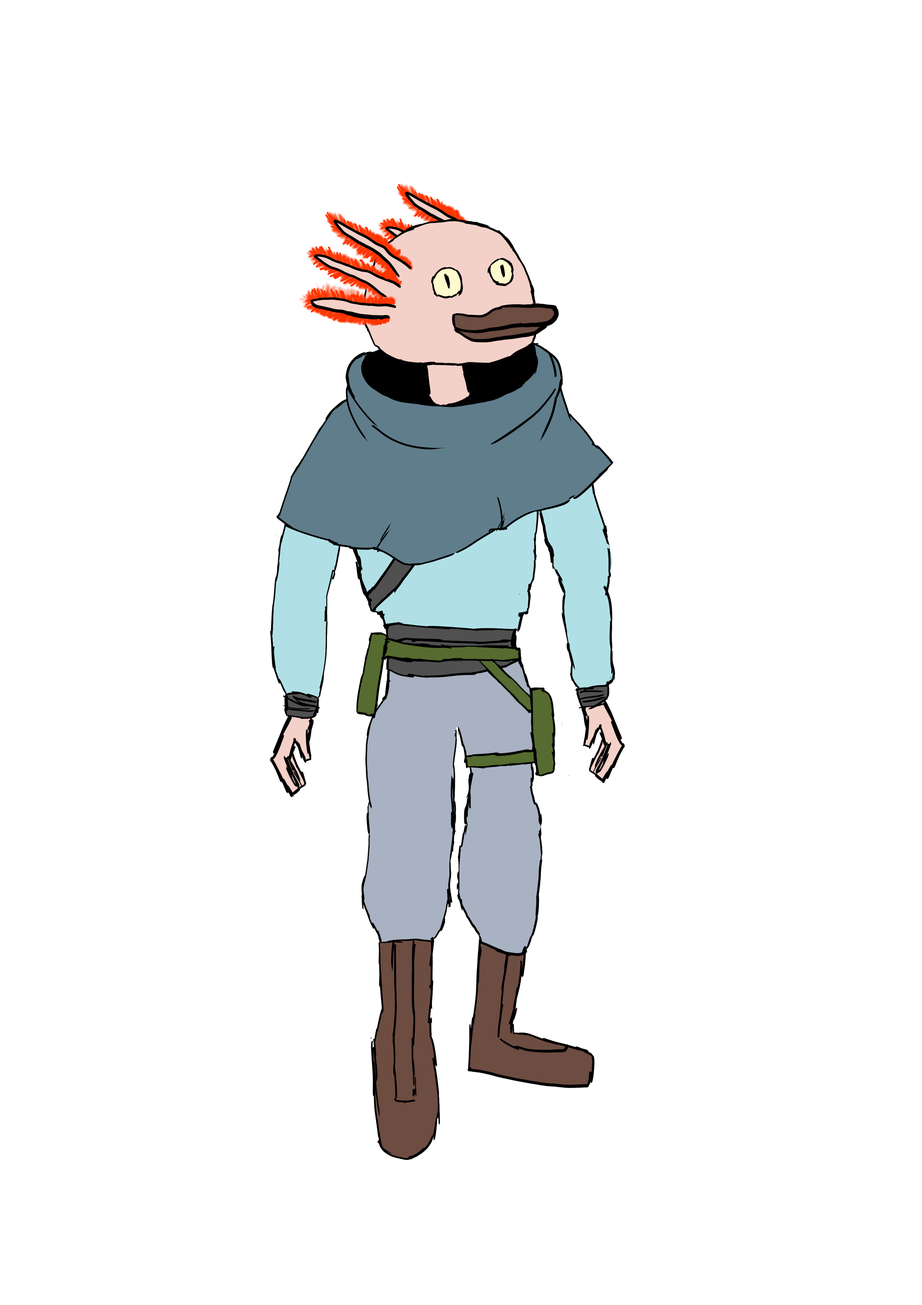
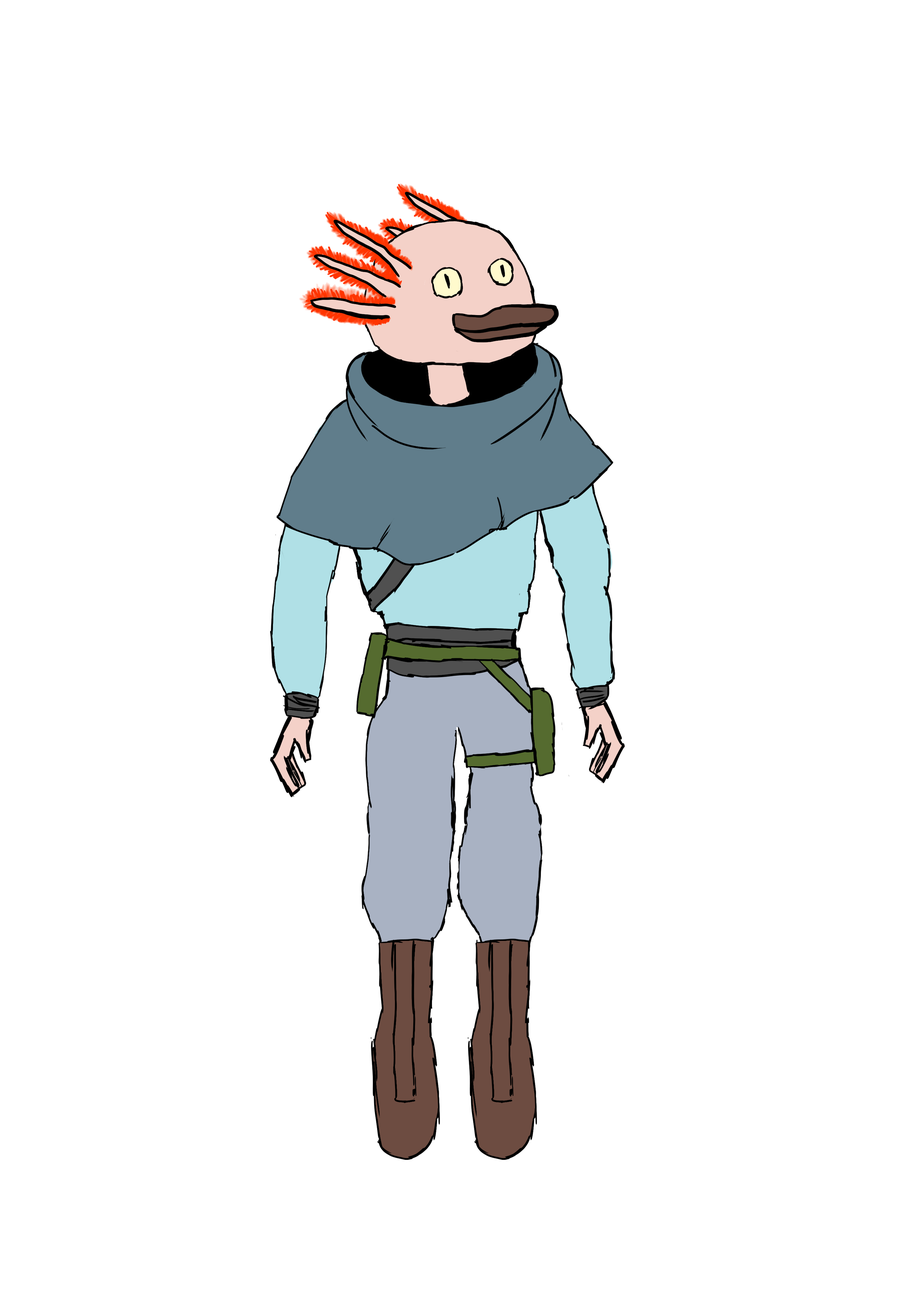
Layer changes from the first 922px x 1305px image to the second:
added layer "PIE_I" above "PIE_D" over [467, 938, 538, 1160]
hid "PIE_D" (2nd of 2) over [467, 938, 595, 1088]
